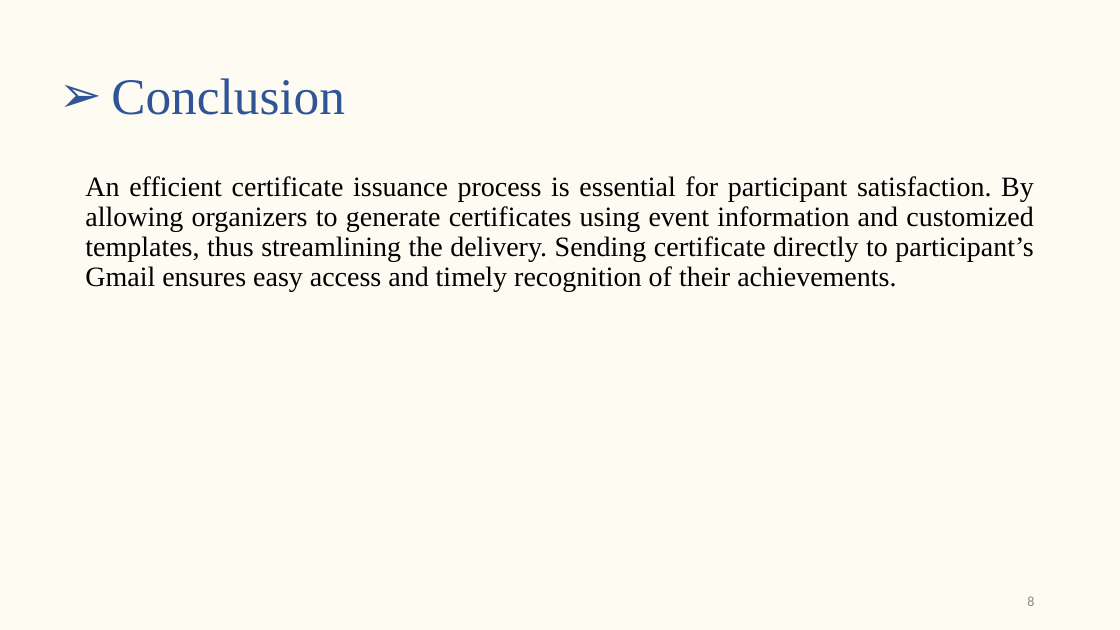
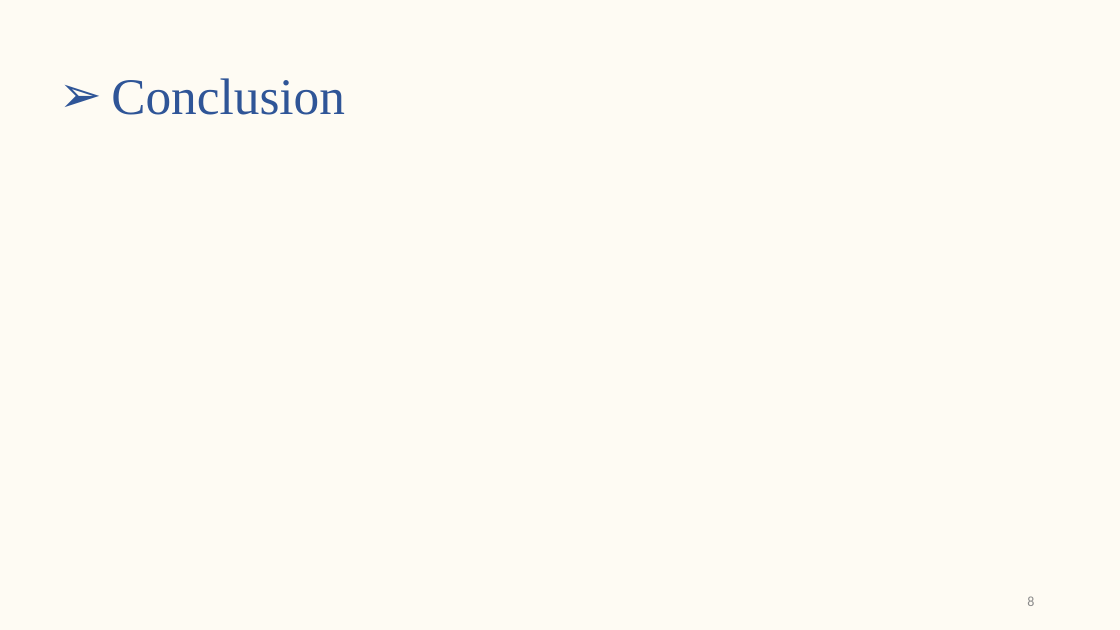
Before and after one commit to s-saanvi/Collection, a slide deck: slide 8 of Synopsis/Synopsis Presentation.pptx. Drawn at 1120x630 pixels with LibreOffice and Linux fonts; fonts in the diff are those of the drawing. Boxes give left, top, right and bottom in pixels: in the first picture for what was removed or moved away, otherwise in the second. Text is boxed around its words. In the diff, an @@ line names an element or a change of style, - is before the commit and + after.

```diff
--- a/Synopsis/Synopsis Presentation.pptx
+++ b/Synopsis/Synopsis Presentation.pptx
@@ text removed at <box>85,176,1034,292</box> @@
-An efficient certificate issuance process is essential for participant satisfaction. By allowing organizers to generate certificates using event information and customized templates, thus streamlining the delivery. Sending certificate directly to participant’s Gmail ensures easy access and timely recognition of their achievements.
```
Also in this commit, not shown: 4 other slides changed, 1 other file.
